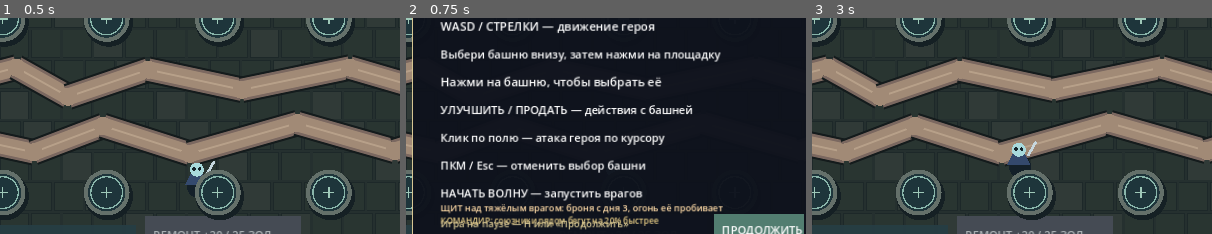
Above: before the commit, frames 1-3 (left to right).
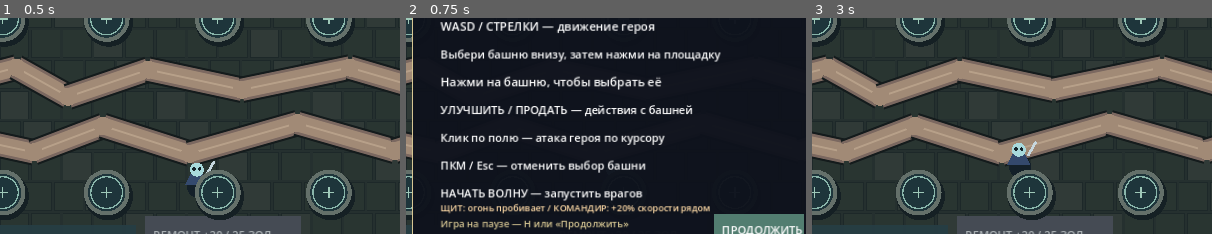
Above: after the commit, the same moments.

Repository: DoctorStrangeSH/Last-Ritual
Game: Godot game, scene res://scenes/topdown_td_prototype.tscn
The game is run twice, just before and just after one commit, with the same random seed, the same clock (stepped at 60 frames per second) and the same inputs. This scene is started directly instead of the project's main scene.
Inputs (mouse positions are % of the whole screen's width and height, from its top left):
- Up to frame 1 (0.5 s): no input
- Up to frame 2 (0.75 s): tap Enter at 0.5 s; move the mouse to (72, 47) at 0.52 s; hold Right (ui_right) from 0.53 s (still down); tap H at 0.6 s; click (72, 47) at 0.67 s
- Up to frame 3 (3 s): tap Space at 0.77, 1.25, 1.52, 2.75 s; move the mouse to (30, 57) at 1.27 s; release Right (ui_right) at 1.28 s; hold Down (ui_down) 1.28-2.03 s; tap E at 1.35 s; tap Enter at 2 s; move the mouse to (60, 29) at 2.02 s; hold Right (ui_right) 2.03-2.78 s; tap R at 2.1 s; move the mouse to (45, 73) at 2.77 s; hold Up (ui_up) from 2.78 s (still down); tap H at 2.85 s; click (45, 73) at 2.92 s
The pictures show only the part of the screen within x 24-74%, y 30-80%; the shares and areas given below are measured in that part.

Frame 1 is identical in both runs. In frame 2, 2.8% of the frame differs, in the area x 8-80%, y 85-97%; in frame 3, nothing differs.

Commit message:
Keep commander help on existing line to avoid overlay

Diff:
--- a/scripts/topdown_td_prototype.gd
+++ b/scripts/topdown_td_prototype.gd
@@ -1520,8 +1520,7 @@
         draw_string(ThemeDB.fallback_font, Vector2(326, 367), "Клик по полю — атака героя по курсору", HORIZONTAL_ALIGNMENT_LEFT, -1, 16, Color.WHITE)
         draw_string(ThemeDB.fallback_font, Vector2(326, 407), "ПКМ / Esc — отменить выбор башни", HORIZONTAL_ALIGNMENT_LEFT, -1, 16, Color.WHITE)
         draw_string(ThemeDB.fallback_font, Vector2(326, 447), "НАЧАТЬ ВОЛНУ — запустить врагов", HORIZONTAL_ALIGNMENT_LEFT, -1, 16, Color.WHITE)
-        draw_string(ThemeDB.fallback_font, Vector2(326, 467), "ЩИТ над тяжёлым врагом: броня с дня 3, огонь её пробивает", HORIZONTAL_ALIGNMENT_LEFT, -1, 13, Color("#ffdba7"))
-        draw_string(ThemeDB.fallback_font, Vector2(326, 485), "КОМАНДИР: союзники рядом бегут на 20% быстрее", HORIZONTAL_ALIGNMENT_LEFT, -1, 12, Color("#e9ce86"))
+        draw_string(ThemeDB.fallback_font, Vector2(326, 467), "ЩИТ: огонь пробивает / КОМАНДИР: +20% скорости рядом", HORIZONTAL_ALIGNMENT_LEFT, -1, 13, Color("#ffdba7"))
         draw_string(ThemeDB.fallback_font, Vector2(326, 490), "Игра на паузе — H или «Продолжить»", HORIZONTAL_ALIGNMENT_LEFT, -1, 14, Color("#d5c592"))
         draw_rect(HELP_CLOSE_BUTTON, Color("#527d70"))
         draw_string(ThemeDB.fallback_font, HELP_CLOSE_BUTTON.position + Vector2(11.0, 29.0), "ПРОДОЛЖИТЬ", HORIZONTAL_ALIGNMENT_LEFT, -1, 16, Color.WHITE)
